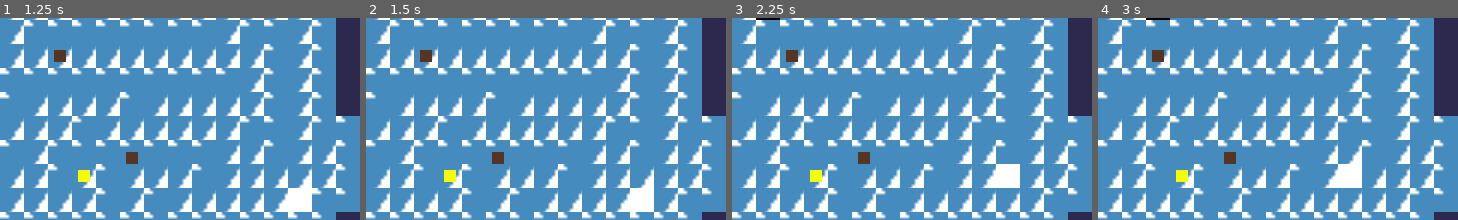
Above: before the commit, frames 1-4 (left to right).
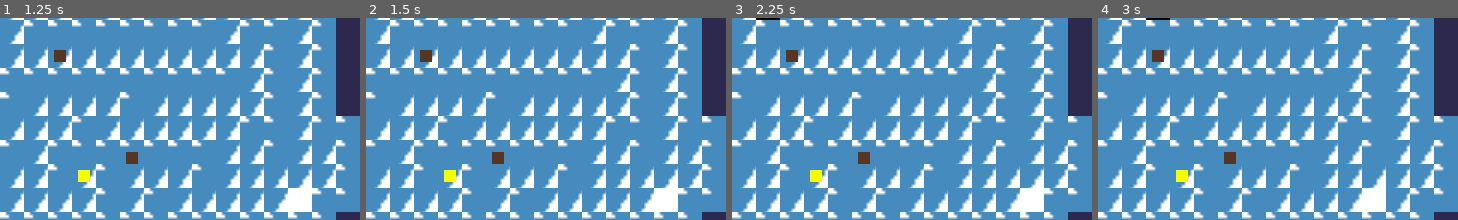
Above: after the commit, the same moments.

Repository: croobat/lacking-light
Game: Godot game, scene res://scenes/Main/SceneHandler.tscn
Two runs of this game, one before a commit and one after it. Both use one fixed random seed, a clock stepped at 60 frames per second and the inputs below. The engine's default icon, where the game draws it, is replaced by a stand-in: a white triangle on a blue panel in a dark square.
Inputs:
- Up to frame 1 (1.25 s): tap Enter at 0.5 s; hold Right (ui_right) from 0.53 s (still down)
- Up to frame 2 (1.5 s): tap Space at 1.25 s; release Right (ui_right) at 1.28 s; hold Down (ui_down) from 1.28 s (still down)
- Up to frame 3 (2.25 s): tap Enter at 2 s; release Down (ui_down) at 2.03 s; hold Right (ui_right) from 2.03 s (still down)
- Up to frame 4 (3 s): tap Space at 2.75 s; release Right (ui_right) at 2.78 s; hold Up (ui_up) from 2.78 s (still down)
The pictures show only the part of the screen within x 0-50%, y 11-61%; the shares and areas given below are measured in that part.

Frame 1 is identical in both runs. In frame 2, 1.3% of the frame differs, in the area x 73-87%, y 84-97%; in frame 3, 1.3%; in frame 4, 1.3%.

Commit message:
Functioning IA and maps2

Diff:
--- a/source/scenes/Player/Player.gd
+++ b/source/scenes/Player/Player.gd
@@ -1,14 +1,19 @@
 extends Area2D
 
 signal move
+var count = 0
 onready var collider = get_node("RayCast2D")
 
 func _ready():
 	pass
 
 func _physics_process(delta):
-	print(get_parent().get_node("Floor").get_cell(self.position.x/8,self.position.y/8))
-	move()
+	#print(get_parent().get_node("Floor").get_cell(self.position.x/8,self.position.y/8))
+	count = move(count)
+	print(count)
+	if count == 3:
+		emit_signal("move")
+		count = 0
 
 func check_tile(posx,posy):
 	var tile = get_parent().get_node("Floor").get_cell((self.position.x+posx)/8,(self.position.y+posy)/8)
@@ -17,16 +22,17 @@
 	else:
 		return true
 
-func move():
+func move(count):
 	if Input.is_action_just_released("ui_up") and check_tile(0,-8):
 		self.position.y -= 8
-		emit_signal("move")
+		count+=1
 	if Input.is_action_just_released("ui_down") and check_tile(0,8):
 		self.position.y += 8
-		emit_signal("move")
+		count+=1
 	if Input.is_action_just_released("ui_right") and check_tile(8,0):
 		self.position.x += 8
-		emit_signal("move")
+		count+=1
 	if Input.is_action_just_released("ui_left") and check_tile(-8,0):
 		self.position.x -= 8
-		emit_signal("move")
+		count+=1
+	return	count
